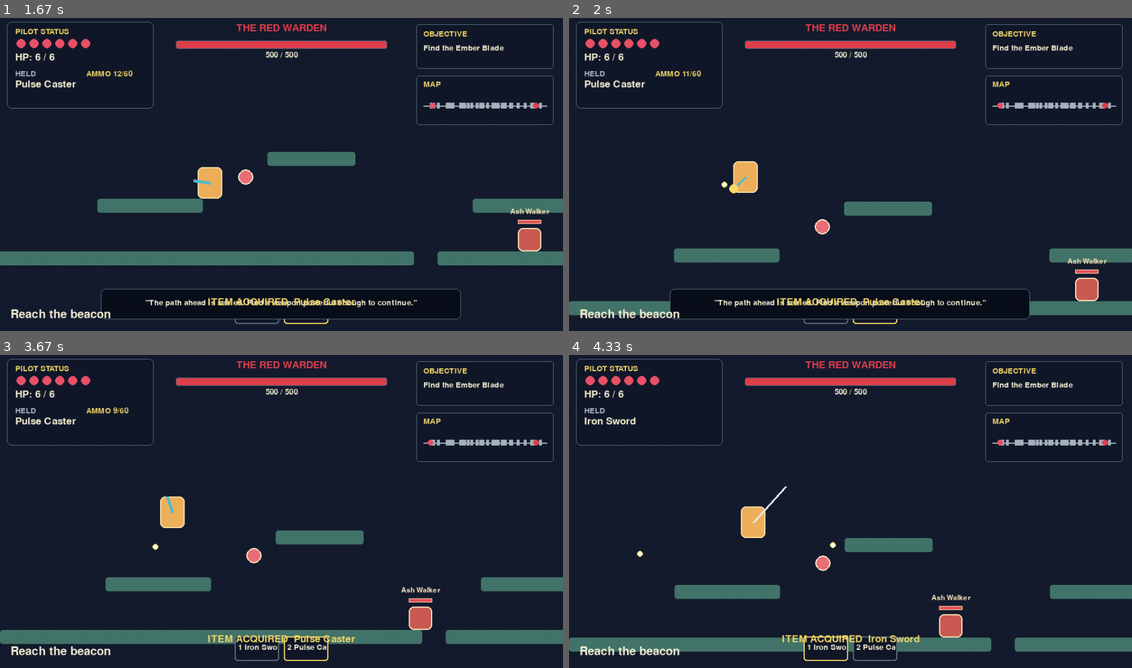
Above: before the commit, frames 1-4 (two rows, left to right).
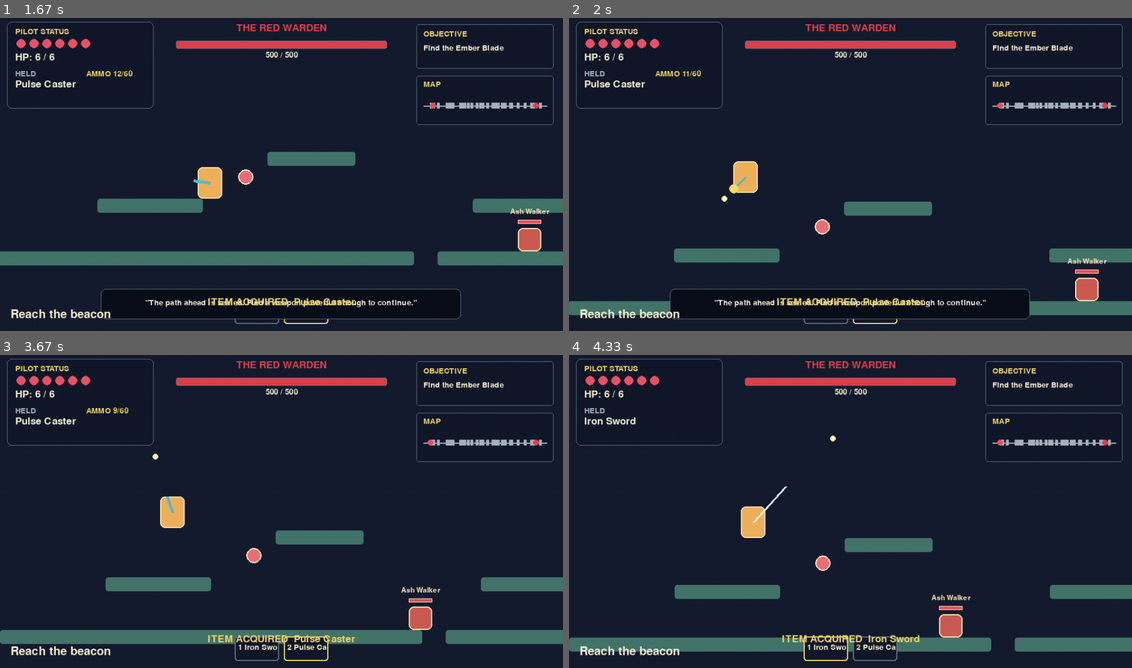
Above: after the commit, the same moments.

Repository: Ayaan-M-Khan/Pygame-Platformer
Game: pygame game, started from main.py
Same seed, same stepped clock (60 frames per second), same inputs: the game is played once before the commit and once after it.
Inputs (mouse positions are in pixels of both pictures, inside the frame that each line leads up to):
- Up to frame 1 (1.67 s): hold Right 0.33-0.8 s; move the mouse to (258, 187) at 0.37 s; hold Right 0.83-1.3 s; move the mouse to (461, 165) at 0.87 s; tap Space at 0.9, 1.2, 1.4 s; tap 1 at 0.98 s; hold Left from 1.33 s (still down); move the mouse to (146, 174) at 1.37 s; tap 2 at 1.48 s
- Up to frame 2 (2 s): tap Space at 1.7 s; release Left at 1.87 s; click (675, 246) at 1.95 s
- Up to frame 3 (3.67 s): hold Left 2.23-2.63 s; tap Space at 2.3, 2.6, 2.73, 3.03, 3.4 s; click (365, 398) at 2.32 s; tap 1 at 2.38 s; hold Right 2.67-3.3 s; click (349, 536) at 2.75 s; tap 2 at 2.82 s; hold Left from 3.33 s (still down); click (135, 392) at 3.42 s
- Up to frame 4 (4.33 s): tap Space at 3.7, 3.9, 4.2 s; release Left at 3.8 s; hold Right 3.83-4.3 s; click (861, 405) at 3.92 s; tap 1 at 3.98 s

Frame 1 is identical in both runs. In frame 2, less than 0.1% of the frame differs, in the area x 27-29%, y 52-59%; in frame 3, less than 0.1%; in frame 4, less than 0.1%, in the area x 12-48%, y 25-65%.

Commit message:
modified:   __pycache__/weapon.cpython-314.pyc 	modified:   weapon.py

Diff:
--- a/weapon.py
+++ b/weapon.py
@@ -94,9 +94,9 @@
         return pygame.Rect(round(self.position.x - self.radius), round(self.position.y - self.radius), self.radius * 2, self.radius * 2)
 
     def update(self, dt, platforms, world_width):
-        distance = self.velocity.x * dt
-        self.position.x += distance
-        self.travelled += abs(distance)
+        displacement = self.velocity * dt
+        self.position += displacement
+        self.travelled += displacement.length()
         if self.travelled >= self.range or self.position.x < 0 or self.position.x > world_width:
             self.alive = False
         if any(platform.active and self.rect.colliderect(platform.rect) for platform in platforms):
